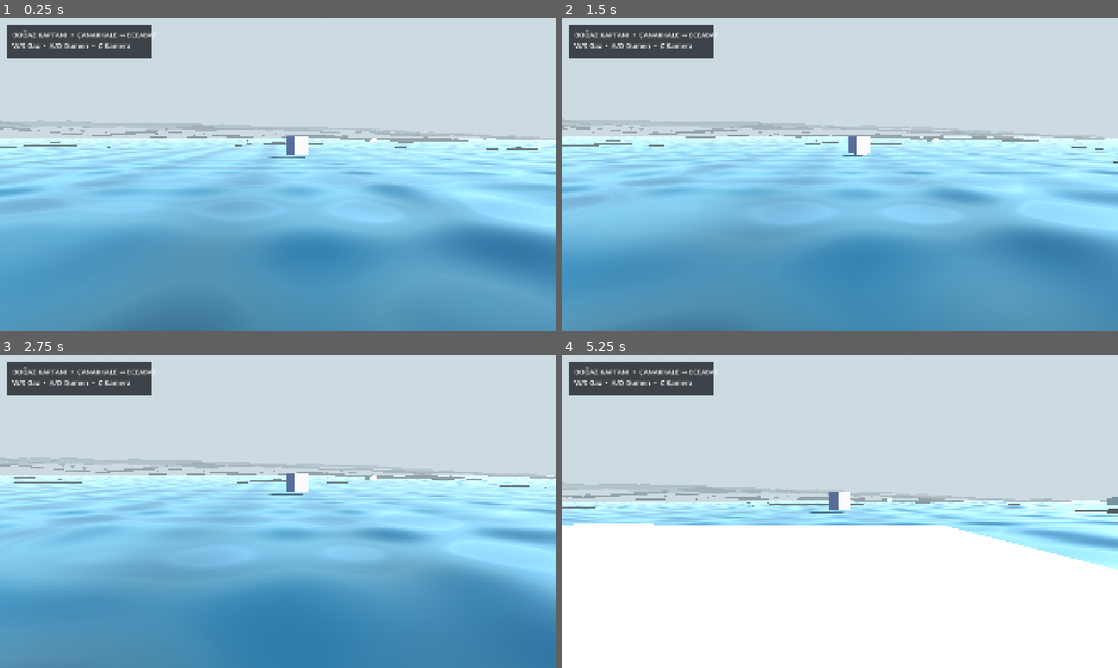
Above: before the commit, frames 1-4 (two rows, left to right).
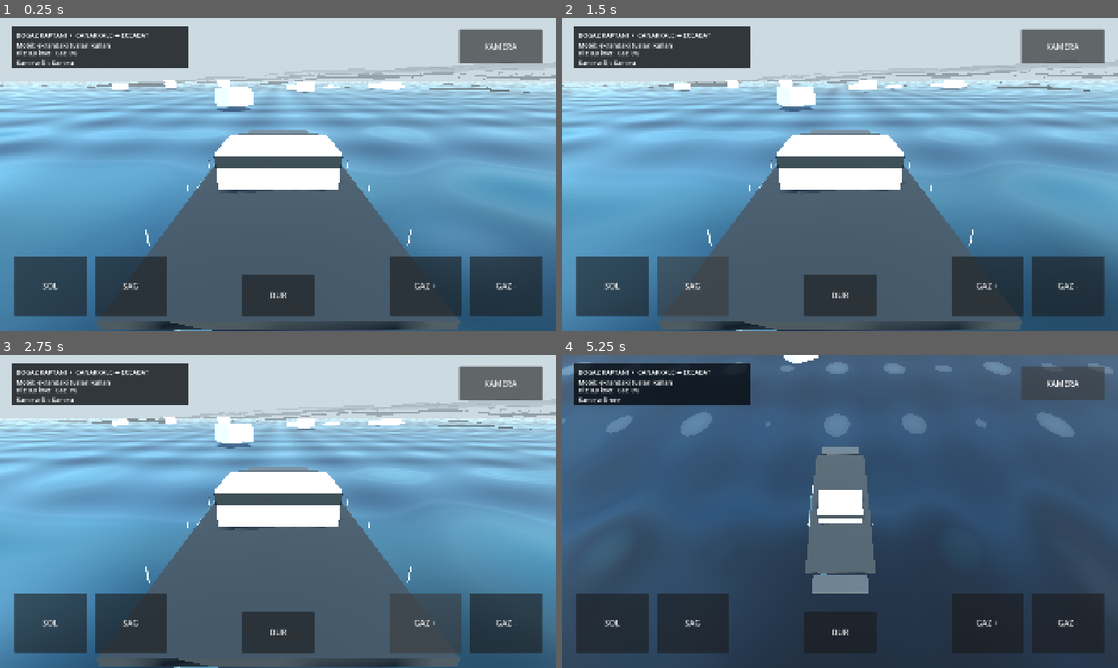
Above: after the commit, the same moments.

Repository: Kabatepe03/bogaz-kaptani
Game: Godot game, scene res://scenes/main.tscn
Two runs of this game, one before a commit and one after it. Both use one fixed random seed, a clock stepped at 60 frames per second and the inputs below.
Inputs (mouse positions are in pixels of both pictures, inside the frame that each line leads up to):
- Up to frame 1 (0.25 s): no input
- Up to frame 2 (1.5 s): click (612, 287) at 0.5 s, where only the run after the commit has a clickable "SOL"; click (695, 287) at 1.25 s, where only the run after the commit has a clickable "SAG"
- Up to frame 3 (2.75 s): click (428, 624) at 2 s, where only the run after the commit has a clickable "GAZ +"
- Up to frame 4 (5.25 s): click (1067, 624) at 2.75 s, where only the run after the commit has a clickable "GAZ -"; click (840, 630) at 3.5 s, where only the run after the commit has a clickable "DUR"; click (1062, 383) at 4.25 s, where only the run after the commit has a clickable "KAMERA"; hold D (steer_right) from 5.03 s (still down); tap C (camera_next) at 5.1 s

The runs differ from the first frame. In frame 1, 81% of the frame differs, in the area x 0-100%, y 2-100%; in frame 2, 81%; in frame 3, 82%; in frame 4, 100%, in the area x 0-100%, y 0-100%.

Commit message:
fix: add Android touch controls and correct ferry cameras

Diff:
--- a/scripts/main.gd
+++ b/scripts/main.gd
@@ -13,6 +13,12 @@
 var velocity_knots := 0.0
 var load_roll_deg := 0.0
 
+var touch_throttle_up := false
+var touch_throttle_down := false
+var touch_steer_left := false
+var touch_steer_right := false
+var status_label: Label
+
 func _ready() -> void:
 	_build_environment()
 	_build_world()
@@ -20,14 +26,27 @@
 	_build_ui()
 
 func _process(delta: float) -> void:
-	if Input.is_action_pressed("throttle_up"):
+	var throttle_up_pressed := Input.is_action_pressed("throttle_up") or touch_throttle_up
+	var throttle_down_pressed := Input.is_action_pressed("throttle_down") or touch_throttle_down
+
+	if throttle_up_pressed:
 		throttle = min(1.0, throttle + delta * 0.35)
-	if Input.is_action_pressed("throttle_down"):
+	if throttle_down_pressed:
 		throttle = max(-0.45, throttle - delta * 0.35)
-	steer = Input.get_axis("steer_left", "steer_right")
+
+	var keyboard_steer := Input.get_axis("steer_left", "steer_right")
+	var touch_steer := 0.0
+	if touch_steer_left:
+		touch_steer -= 1.0
+	if touch_steer_right:
+		touch_steer += 1.0
+	steer = clamp(keyboard_steer + touch_steer, -1.0, 1.0)
+
 	if Input.is_action_just_pressed("camera_next"):
 		_next_camera()
+
 	_update_ferry(delta)
+	_update_status()
 
 func _build_environment() -> void:
 	var world := WorldEnvironment.new()
@@ -49,6 +68,7 @@
 	env.fog_density = 0.00038
 	world.environment = env
 	add_child(world)
+
 	var sun := DirectionalLight3D.new()
 	sun.rotation_degrees = Vector3(-38.0, -28.0, 0.0)
 	sun.light_color = Color(1.0, 0.94, 0.84)
@@ -76,8 +96,8 @@
 	add_child(TerrainBuilder.make_landmass(eceabat_center, Vector2(5200, 6200), -1.0, 208))
 	_build_town(GeoReference.to_local(GeoReference.CANAKKALE), 34, 11)
 	_build_town(GeoReference.to_local(GeoReference.ECEABAT), 22, 17)
-	_build_landmark("Kilitbahir", GeoReference.to_local(GeoReference.KILITBAHIR), Color(0.47,0.39,0.28), Vector3(28,20,28))
-	_build_landmark("Dur Yolcu", GeoReference.to_local(GeoReference.DUR_YOLCU), Color(0.88,0.88,0.82), Vector3(55,2,10))
+	_build_landmark("Kilitbahir", GeoReference.to_local(GeoReference.KILITBAHIR), Color(0.47, 0.39, 0.28), Vector3(28, 20, 28))
+	_build_landmark("Dur Yolcu", GeoReference.to_local(GeoReference.DUR_YOLCU), Color(0.88, 0.88, 0.82), Vector3(55, 2, 10))
 
 func _build_town(center: Vector3, count: int, seed: int) -> void:
 	var rng := RandomNumberGenerator.new()
@@ -90,7 +110,7 @@
 		building.mesh = mesh
 		building.position = center + Vector3(rng.randf_range(-650, 650), floors * 1.55 + 3.0, rng.randf_range(-800, 800))
 		var mat := StandardMaterial3D.new()
-		mat.albedo_color = Color(rng.randf_range(0.58,0.84), rng.randf_range(0.55,0.79), rng.randf_range(0.48,0.72))
+		mat.albedo_color = Color(rng.randf_range(0.58, 0.84), rng.randf_range(0.55, 0.79), rng.randf_range(0.48, 0.72))
 		mat.roughness = 0.82
 		building.material_override = mat
 		add_child(building)
@@ -113,10 +133,11 @@
 	ferry.position = GeoReference.to_local(GeoReference.CANAKKALE) + Vector3(-60, 2.0, -80)
 	ferry.rotation.y = deg_to_rad(-42.0)
 	add_child(ferry)
-	_add_camera(Vector3(0, 20, 42), Vector3(0, 7, 0), "Dis Kamera")
-	_add_camera(Vector3(0, 11, 7), Vector3(0, 9, -18), "Kaptan")
-	_add_camera(Vector3(0, 75, 70), Vector3(0, 0, 0), "Drone")
-	_add_camera(Vector3(-22, 10, 4), Vector3(0, 4, 0), "Sol Borda")
+
+	_add_camera(Vector3(0, 18, 38), Vector3(0, 4, 0), "Dis Kamera")
+	_add_camera(Vector3(0, 11, 7), Vector3(0, 8, -22), "Kaptan")
+	_add_camera(Vector3(0, 72, 62), Vector3(0, 0, 0), "Drone")
+	_add_camera(Vector3(-28, 11, 5), Vector3(0, 5, 0), "Sol Borda")
 	cameras[0].current = true
 
 func _add_camera(offset: Vector3, target: Vector3, camera_name: String) -> void:
@@ -124,7 +145,8 @@
 	cam.name = camera_name
 	ferry.add_child(cam)
 	cam.position = offset
-	cam.look_at(target)
+	# look_at() global koordinat ister. Hedefi feribotun lokalinden globale ceviriyoruz.
+	cam.look_at(ferry.to_global(target), Vector3.UP)
 	cam.fov = 63.0
 	cameras.append(cam)
 
@@ -136,23 +158,128 @@
 	var wave_roll := sin(Time.get_ticks_msec() * 0.00125) * 0.35
 	var target_roll := deg_to_rad(load_roll_deg + wave_roll - steer * velocity_knots * 0.18)
 	ferry.rotation.z = lerp_angle(ferry.rotation.z, target_roll, delta * 1.1)
-	ferry.rotation.x = lerp_angle(ferry.rotation.x, deg_to_rad(sin(Time.get_ticks_msec()*0.0011)*0.28), delta)
+	ferry.rotation.x = lerp_angle(ferry.rotation.x, deg_to_rad(sin(Time.get_ticks_msec() * 0.0011) * 0.28), delta)
 
 func _next_camera() -> void:
+	if cameras.is_empty():
+		return
 	cameras[camera_index].current = false
 	camera_index = (camera_index + 1) % cameras.size()
 	cameras[camera_index].current = true
+	_update_status()
 
 func _build_ui() -> void:
 	var layer := CanvasLayer.new()
 	add_child(layer)
+
+	var ui_root := Control.new()
+	ui_root.anchor_right = 1.0
+	ui_root.anchor_bottom = 1.0
+	ui_root.mouse_filter = Control.MOUSE_FILTER_IGNORE
+	layer.add_child(ui_root)
+
 	var panel := ColorRect.new()
-	panel.color = Color(0.02, 0.035, 0.05, 0.72)
-	panel.position = Vector2(24, 24)
-	panel.size = Vector2(500, 112)
-	layer.add_child(panel)
+	panel.color = Color(0.02, 0.035, 0.05, 0.78)
+	panel.anchor_left = 0.02
+	panel.anchor_top = 0.025
+	panel.anchor_right = 0.34
+	panel.anchor_bottom = 0.16
+	panel.mouse_filter = Control.MOUSE_FILTER_IGNORE
+	ui_root.add_child(panel)
+
 	var title := Label.new()
-	title.text = "BOĞAZ KAPTANI  •  ÇANAKKALE → ECEABAT\nW/S Gaz  •  A/D Dümen  •  C Kamera"
-	title.position = Vector2(18, 15)
-	title.add_theme_font_size_override("font_size", 24)
+	title.text = "BOGAZ KAPTANI  •  CANAKKALE → ECEABAT\nMobil: ekrandaki tuslari kullan"
+	title.anchor_left = 0.03
+	title.anchor_top = 0.10
+	title.anchor_right = 0.97
+	title.anchor_bottom = 0.52
+	title.add_theme_font_size_override("font_size", 22)
+	title.mouse_filter = Control.MOUSE_FILTER_IGNORE
 	panel.add_child(title)
+
+	status_label = Label.new()
+	status_label.anchor_left = 0.03
+	status_label.anchor_top = 0.54
+	status_label.anchor_right = 0.97
+	status_label.anchor_bottom = 0.98
+	status_label.add_theme_font_size_override("font_size", 20)
+	status_label.mouse_filter = Control.MOUSE_FILTER_IGNORE
+	panel.add_child(status_label)
+
+	var left_button := _make_button(ui_root, "SOL", 0.025, 0.76, 0.155, 0.95)
+	left_button.button_down.connect(_on_left_down)
+	left_button.button_up.connect(_on_left_up)
+
+	var right_button := _make_button(ui_root, "SAG", 0.17, 0.76, 0.30, 0.95)
+	right_button.button_down.connect(_on_right_down)
+	right_button.button_up.connect(_on_right_up)
+
+	var gas_up_button := _make_button(ui_root, "GAZ +", 0.70, 0.76, 0.83, 0.95)
+	gas_up_button.button_down.connect(_on_gas_up_down)
+	gas_up_button.button_up.connect(_on_gas_up_up)
+
+	var gas_down_button := _make_button(ui_root, "GAZ -", 0.845, 0.76, 0.975, 0.95)
+	gas_down_button.button_down.connect(_on_gas_down_down)
+	gas_down_button.button_up.connect(_on_gas_down_up)
+
+	var stop_button := _make_button(ui_root, "DUR", 0.435, 0.82, 0.565, 0.95)
+	stop_button.pressed.connect(_on_stop_pressed)
+
+	var camera_button := _make_button(ui_root, "KAMERA", 0.825, 0.035, 0.975, 0.145)
+	camera_button.pressed.connect(_on_camera_pressed)
+
+	_update_status()
+
+func _make_button(parent: Control, text_value: String, left: float, top: float, right: float, bottom: float) -> Button:
+	var button := Button.new()
+	button.text = text_value
+	button.anchor_left = left
+	button.anchor_top = top
+	button.anchor_right = right
+	button.anchor_bottom = bottom
+	button.offset_left = 0.0
+	button.offset_top = 0.0
+	button.offset_right = 0.0
+	button.offset_bottom = 0.0
+	button.focus_mode = Control.FOCUS_NONE
+	button.add_theme_font_size_override("font_size", 28)
+	parent.add_child(button)
+	return button
+
+func _update_status() -> void:
+	if status_label == null or cameras.is_empty():
+		return
+	var throttle_percent := int(round(throttle * 100.0))
+	status_label.text = "Hiz: %.1f knot   Gaz: %d%%\nKamera: %s" % [velocity_knots, throttle_percent, cameras[camera_index].name]
+
+func _on_left_down() -> void:
+	touch_steer_left = true
+
+func _on_left_up() -> void:
+	touch_steer_left = false
+
+func _on_right_down() -> void:
+	touch_steer_right = true
+
+func _on_right_up() -> void:
+	touch_steer_right = false
+
+func _on_gas_up_down() -> void:
+	touch_throttle_up = true
+
+func _on_gas_up_up() -> void:
+	touch_throttle_up = false
+
+func _on_gas_down_down() -> void:
+	touch_throttle_down = true
+
+func _on_gas_down_up() -> void:
+	touch_throttle_down = false
+
+func _on_stop_pressed() -> void:
+	touch_throttle_up = false
+	touch_throttle_down = false
+	throttle = 0.0
+
+func _on_camera_pressed() -> void:
+	_next_camera()
